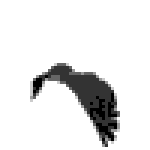
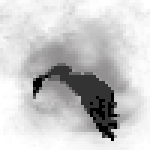
Comparing the layer stacks of the two 150 x 150 images. Changes:
added group "Group 10" with 2 layers above "Group 9" over (x1=0, y1=0, x2=150, y2=150)
moved "Layer 10" into group "Group 10", painted on it over (x1=30, y1=63, x2=120, y2=147)
added layer "Layer 12 copy 6" in group "Group 10" over (x1=0, y1=0, x2=150, y2=150)
